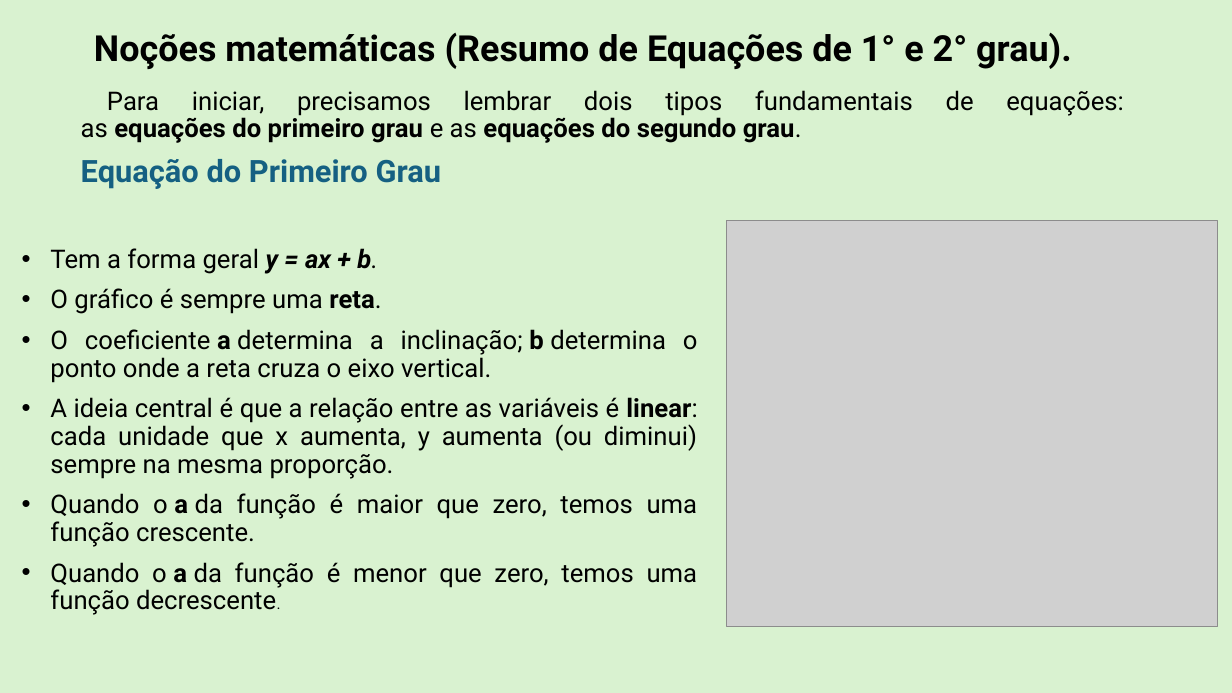
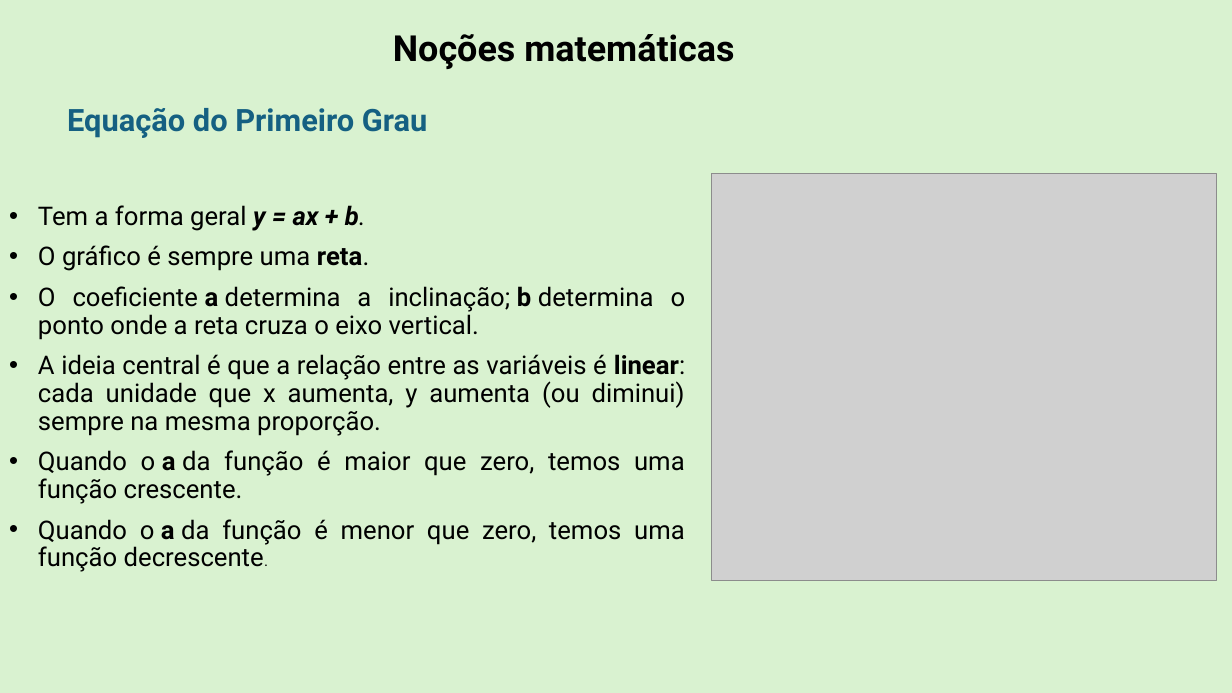
Before and after one commit to Rafael-Silva-Natal/IFRN_apresentacoes, a slide deck: slide 6 of Downloads/Matematica Fundamental.pptx. Drawn at 1232x693 pixels with LibreOffice and Linux fonts; fonts in the diff are those of the drawing; grey boxes stand for pictures. Boxes give left, top, right and bottom in pixels: in the first picture for what was removed or moved away, otherwise in the second. Text is boxed around its words. In the diff, an @@ line names an element or a change of style, - is before the commit and + after.

```diff
--- a/Downloads/Matematica Fundamental.pptx
+++ b/Downloads/Matematica Fundamental.pptx
@@ title at box(393, 34, 734, 69): text changed @@
-Noções matemáticas (Resumo de Equações de 1° e 2° grau).
+Noções matemáticas
@@ text "Equação do Primeiro Grau": place and size @@
-text "Equação do Primeiro Grau" at box(81, 90, 913, 189)
+text "Equação do Primeiro Grau" at box(67, 108, 428, 138)
@@ text at box(81, 90, 913, 143): paragraph removed @@
-Para iniciar, precisamos lembrar dois tipos fundamentais de equações:
-as equações do primeiro grau e as equações do segundo grau.
@@ picture: place and size @@
-picture at box(726, 220, 1218, 627)
+picture at box(712, 174, 1216, 580)
@@ text "Tem a forma geral y ...": place and size @@
-text "Tem a forma geral y ..." at box(50, 248, 698, 615)
+text "Tem a forma geral y ..." at box(38, 205, 686, 572)
```
Also in this commit, not shown: 4 other slides changed, 3 slides added, 14 slides removed, 2 other files.
